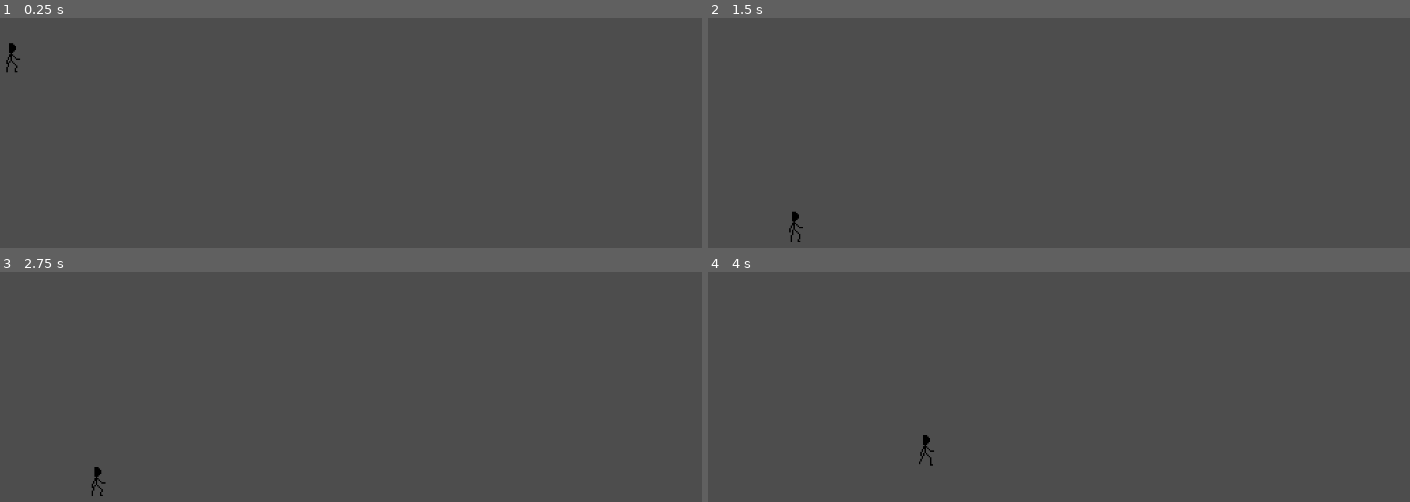
Above: before the commit, frames 1-4 (two rows, left to right).
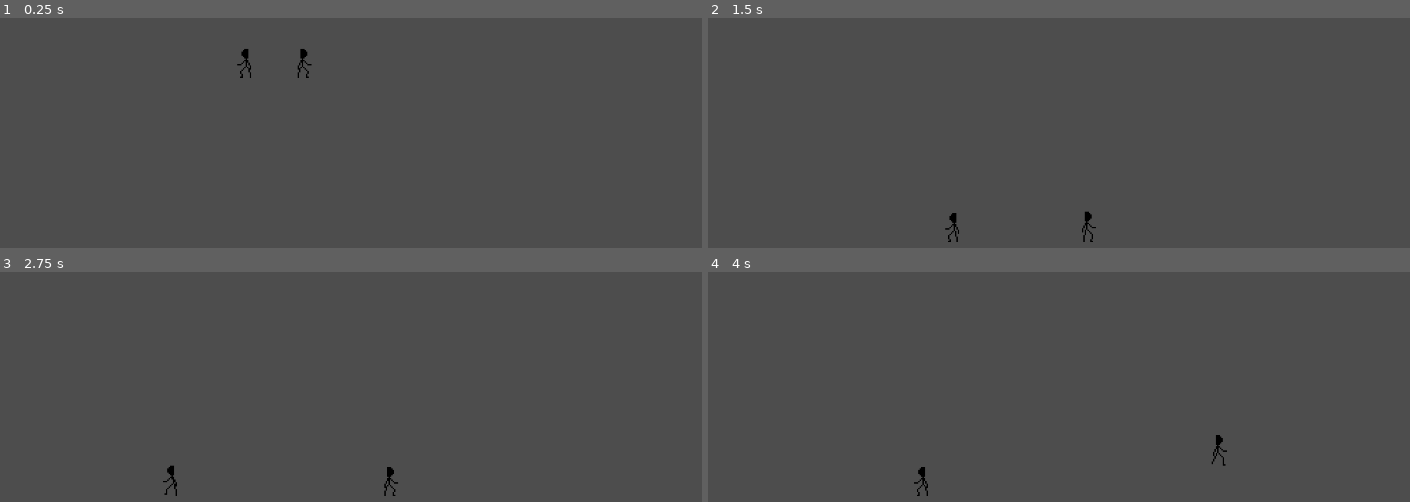
Above: after the commit, the same moments.

Repository: erikdervik/eisen-und-ehre
Game: Godot game, scene res://game.tscn
Same seed, same stepped clock (60 frames per second), same inputs: the game is played once before the commit and once after it.
Inputs:
- Up to frame 1 (0.25 s): no input
- Up to frame 2 (1.5 s): hold D (p1_right) from 0.53 s (still down); tap E (p1_attack) at 0.6 s; tap W (p1_jump) at 0.77, 1.07 s; tap Space (p1_lunge) at 0.8, 1.35 s
- Up to frame 3 (2.75 s): tap W (p1_jump) at 1.52, 1.82 s; tap Q (p1_parry) at 1.55, 2.1 s; release D (p1_right) at 2.03 s; hold A (p1_left) from 2.03 s (still down); hold Left (p2_left, bound only after the commit) from 2.03 s (still down)
- Up to frame 4 (4 s): release A (p1_left) at 2.78 s; release Left (p2_left, bound only after the commit) at 2.78 s; hold D (p1_right) from 2.78 s (still down); tap Left (p2_left, bound only after the commit) at 2.85 s; tap W (p1_jump) at 3.02, 3.32, 3.77, 3.8 s; tap Right (p2_right, bound only after the commit) at 3.05 s; hold Right (p2_right, bound only after the commit) from 3.53 s (still down)

The runs differ from the first frame. In frame 1, 0.3% of the frame differs, in the area x 0-45%, y 10-27%; in frame 2, 0.3%; in frame 3, 0.3%; in frame 4, 0.3%, in the area x 29-74%, y 70-98%.

Commit message:
Angriffsrecht und Zwei Fechter

Diff:
--- a/fechter.gd
+++ b/fechter.gd
@@ -1,9 +1,6 @@
 extends CharacterBody2D
 const SPEED = 9000.0
 const JUMP_VELOCITY = -300.0
-
-
-
 
 const CAN_PARRY = ["IDLE","FORWARD", "BACK"]
 const CAN_ATTACK = ["IDLE","FORWARD", "BACK"]
@@ -15,6 +12,7 @@
 const CAN_FOWARD_ATTACK = ["FORWARD"]
 const CAN_BACK_ATTACK = ["BACK"]
 
+var player = "p1"
 var lungeVelocity = 0
 var state = "IDLE"
 var parryTime = 0
@@ -22,10 +20,18 @@
 var attackTime = 0
 var d = 0
 var groundPoundTime = 0
+var direction = 0
+func _ready() -> void:
+	direction = 1 if player == "p1" else -1
+	if player == "p2":
+		scale.x = - scale.x
+
+
+signal action(player, action)
 
 func _physics_process(delta: float) -> void:
-	velocity.x = lungeVelocity if lungeVelocity > 0 else velocity.x
-	lungeVelocity = max(0,lungeVelocity - (delta * 9))
+	velocity.x = lungeVelocity if lungeVelocity != 0 else velocity.x
+	lungeVelocity = direction * max(0,lungeVelocity - (delta * 9))
 
 	parryTime = max(parryTime - delta, -3)
 	lungeTime = max(lungeTime - delta, -3)
@@ -35,18 +41,17 @@
 	if state == "LUNGE" and lungeTime < 0 or state == "PARRY" and parryTime < 0 or state == "ATTACK" and attackTime < 0:
 		state = "IDLE"
 		$AnimatedSprite2D.play("idle")
-
 	d += delta
-	if d>0.2:
-		print(state)
+	if d>0.5:
+		#print(player+ ": " +state)
 		d=0
 
 	if is_on_floor():
-		if Input.is_action_just_pressed("p1_jump") and state in CAN_JUMP:
+		if Input.is_action_just_pressed(player + "_jump") and state in CAN_JUMP:
 			state = "JUMP"
 			velocity.y = JUMP_VELOCITY
 
-		if Input.is_action_just_pressed("p1_attack") and state in CAN_ATTACK and attackTime < -2:
+		if Input.is_action_just_pressed(player + "_attack") and state in CAN_ATTACK and attackTime < -2:
 
 			if state in CAN_FOWARD_ATTACK:
 				$AnimatedSprite2D.play("hit n walk")
@@ -57,24 +62,31 @@
 				$AnimatedSprite2D.play("hit n stand")
 			state = "ATTACK"
 			attackTime = 1
-		if Input.is_action_just_pressed("p1_lunge") and state in CAN_LUNGE and lungeTime < -2:
+			emit_signal("action",player,"attack") # Loose Priority if Attack finished
+		if Input.is_action_just_pressed(player + "_lunge") and state in CAN_LUNGE and lungeTime < -2:
 			state = "LUNGE"
 			velocity = Vector2.ZERO
 			lungeVelocity = 100
 			lungeTime = 0.5
 			$AnimatedSprite2D.play("lunge")
-		if Input.is_action_just_pressed("p1_parry") and state in CAN_PARRY and parryTime < -2:
+			emit_signal("action",player,"lunge") # loose priority after lunge is finished
+
+		if Input.is_action_just_pressed(player + "_parry") and state in CAN_PARRY and parryTime < -2:
 			state = "PARRY"
 			parryTime = 0.5
 			$AnimatedSprite2D.play("idle")
-		if Input.is_action_pressed("p1_right") and state in CAN_FOWARD:
+
+
+		if (player == "p1" and Input.is_action_pressed("p1_right") or player == "p2" and Input.is_action_pressed("p2_left")) and state in CAN_FOWARD:
 			state = "FORWARD"
 			$AnimatedSprite2D.play("walk")
-			velocity.x = SPEED * delta
-		elif Input.is_action_pressed("p1_left")  and state in CAN_BACK:
+			velocity.x = direction * SPEED * delta
+			emit_signal("action",player,"forward") # gain priority a little bit
+		elif (player == "p1" and Input.is_action_pressed("p1_left") or player == "p2" and Input.is_action_pressed("p2_right")) and state in CAN_BACK:
 			state = "BACK"
-			velocity.x = -SPEED * delta
+			velocity.x = -1 * direction * SPEED * delta
 			$AnimatedSprite2D.play("backwards")
+			emit_signal("action",player,"back") # loose priority completly
 		elif state in CAN_IDLE and velocity.y >= 0:
 			state = "IDLE"
 			velocity.x = 0
--- /dev/null
+++ b/game.gd
@@ -0,0 +1,52 @@
+extends Node2D
+
+var player = load("res://player.tscn")
+# Called when the node enters the scene tree for the first time.
+var p1
+var p2
+var prioTimeLooser  = {"p1":0,"p2":0}
+var priority = {"p1":1, "p2":1}
+func _ready() -> void:
+
+	p1 = player.instantiate()
+	add_child(p1)
+	p1.action.connect(_player_action)
+
+	p2 = player.instantiate()
+	p2.player = "p2"
+	add_child(p2)
+	p2.action.connect(_player_action)
+
+
+func _process(delta: float) -> void:
+	print(priority)
+	if prioTimeLooser["p1"] < 0:
+		priority["p1"] = -1
+		priority["p2"] = 0
+		prioTimeLooser["p1"] = 0
+	elif prioTimeLooser["p1"] > 0:
+		prioTimeLooser["p1"] -= delta
+	if prioTimeLooser["p2"] < 0:
+		priority["p2"] = -1
+		priority["p1"] = 0
+		prioTimeLooser["p2"] = 0
+	elif prioTimeLooser["p2"] > 0:
+		prioTimeLooser["p2"] -= delta
+
+func other(s : String):
+	match s:
+		"p1":
+			return "p2"
+		"p2":
+			return "p1"
+		_: return ""
+
+func _player_action(player, action):
+	if action == "back":
+		priority[player] = -1
+	if action == "forward" and priority[other(player)] <= 0:
+		priority[player] = 1
+	if action == "lunge":
+		prioTimeLooser[player] = 0.5 if prioTimeLooser[player] != 0 else prioTimeLooser[player]
+	if action == "attack":
+		prioTimeLooser[player] = 0.5 if prioTimeLooser[player] != 0 else prioTimeLooser[player]
--- a/game.tscn
+++ b/game.tscn
@@ -1,14 +1,12 @@
 [gd_scene load_steps=3 format=3 uid="uid://c8b3dckx4gc31"]
 
-[ext_resource type="PackedScene" uid="uid://br7lgik01bxy8" path="res://player.tscn" id="1_80nbo"]
+[ext_resource type="Script" uid="uid://o3ue1pvjb42b" path="res://game.gd" id="1_e2o6t"]
 
 [sub_resource type="WorldBoundaryShape2D" id="WorldBoundaryShape2D_e2o6t"]
 distance = -278.0
 
 [node name="game" type="Node2D"]
-
-[node name="Fechter" parent="." instance=ExtResource("1_80nbo")]
-position = Vector2(-419, -8)
+script = ExtResource("1_e2o6t")
 
 [node name="Camera2D" type="Camera2D" parent="."]
 
--- a/project.godot
+++ b/project.godot
@@ -47,6 +47,36 @@
 "events": [Object(InputEventKey,"resource_local_to_scene":false,"resource_name":"","device":-1,"window_id":0,"alt_press …(192 unchanged characters)…
 ]
 }
+p2_right={
+"deadzone": 0.2,
+"events": [Object(InputEventKey,"resource_local_to_scene":false,"resource_name":"","device":-1,"window_id":0,"alt_pressed":false,"shift_pressed":false,"ctrl_pressed":false,"meta_pressed":false,"pressed":false,"keycode":0,"physical_keycode":4194321,"key_label":0,"unicode":0,"location":0,"echo":false,"script":null)
+]
+}
+p2_left={
+"deadzone": 0.2,
+"events": [Object(InputEventKey,"resource_local_to_scene":false,"resource_name":"","device":-1,"window_id":0,"alt_pressed":false,"shift_pressed":false,"ctrl_pressed":false,"meta_pressed":false,"pressed":false,"keycode":0,"physical_keycode":4194319,"key_label":0,"unicode":0,"location":0,"echo":false,"script":null)
+]
+}
+p2_jump={
+"deadzone": 0.2,
+"events": [Object(InputEventKey,"resource_local_to_scene":false,"resource_name":"","device":-1,"window_id":0,"alt_pressed":false,"shift_pressed":false,"ctrl_pressed":false,"meta_pressed":false,"pressed":false,"keycode":0,"physical_keycode":4194320,"key_label":0,"unicode":0,"location":0,"echo":false,"script":null)
+]
+}
+p2_parry={
+"deadzone": 0.2,
+"events": [Object(InputEventKey,"resource_local_to_scene":false,"resource_name":"","device":-1,"window_id":0,"alt_pressed":false,"shift_pressed":false,"ctrl_pressed":false,"meta_pressed":false,"pressed":false,"keycode":0,"physical_keycode":74,"key_label":0,"unicode":106,"location":0,"echo":false,"script":null)
+]
+}
+p2_lunge={
+"deadzone": 0.2,
+"events": [Object(InputEventKey,"resource_local_to_scene":false,"resource_name":"","device":-1,"window_id":0,"alt_pressed":false,"shift_pressed":false,"ctrl_pressed":false,"meta_pressed":false,"pressed":false,"keycode":0,"physical_keycode":76,"key_label":0,"unicode":108,"location":0,"echo":false,"script":null)
+]
+}
+p2_attack={
+"deadzone": 0.2,
+"events": [Object(InputEventKey,"resource_local_to_scene":false,"resource_name":"","device":-1,"window_id":0,"alt_pressed":false,"shift_pressed":false,"ctrl_pressed":false,"meta_pressed":false,"pressed":false,"keycode":0,"physical_keycode":75,"key_label":0,"unicode":107,"location":0,"echo":false,"script":null)
+]
+}
 
 [rendering]
 
Not shown, added: game.gd.uid
